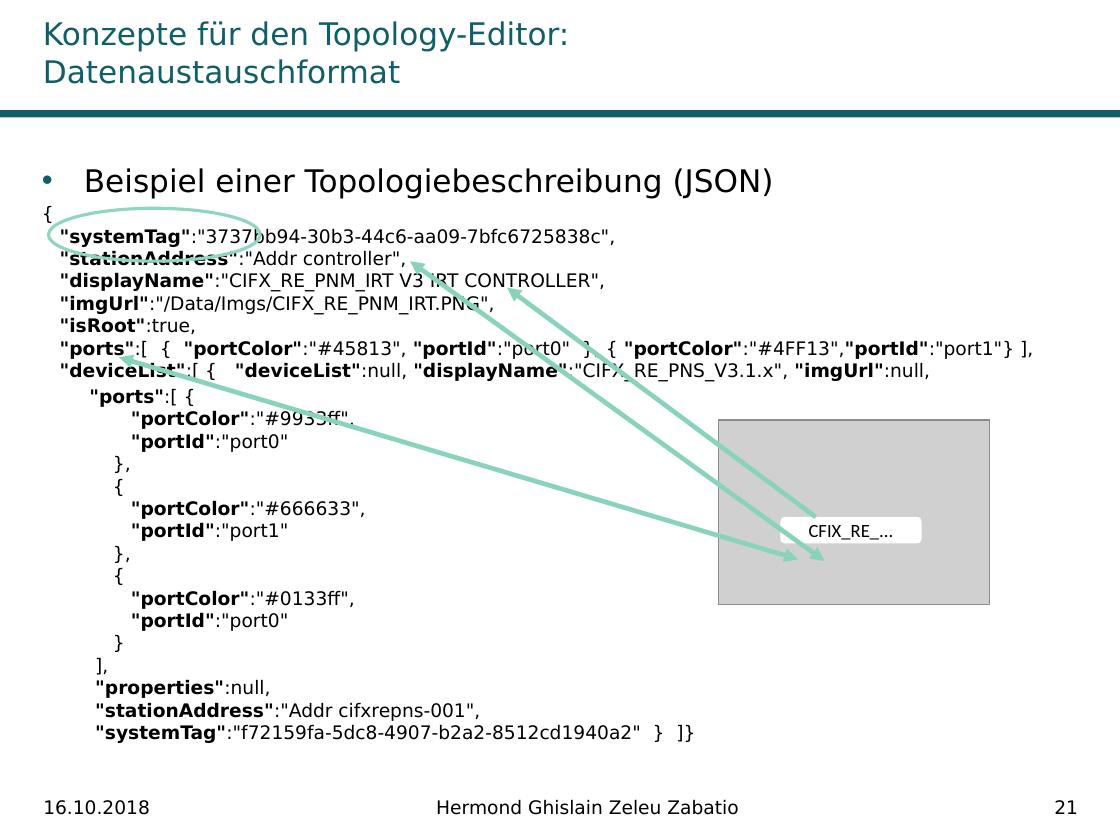
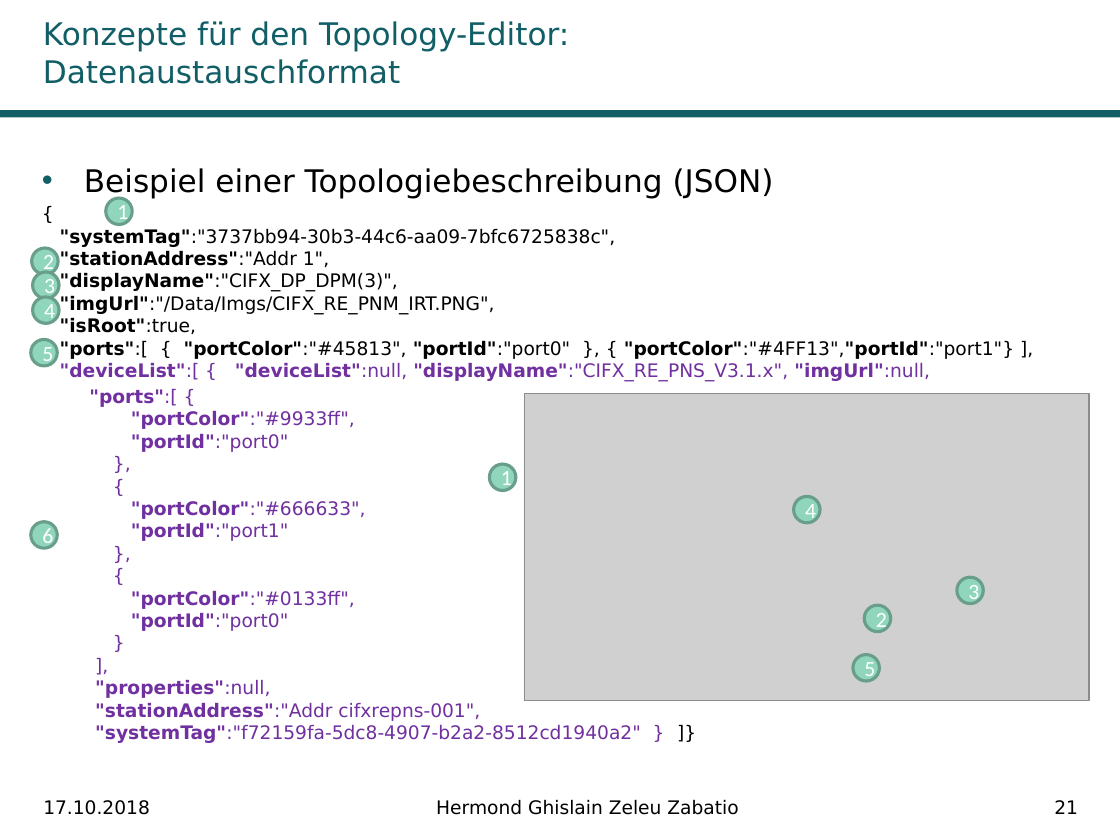
Before and after one commit to Ghislain1/zoe-fb-app, a slide deck: slide 21 of Master-Abschluss.pptx. Drawn at 1120x840 pixels with LibreOffice and Linux fonts; fonts in the diff are those of the drawing; grey boxes stand for pictures; background and template pictures are left out. Boxes give left, top, right and bottom in pixels: in the first picture for what was removed or moved away, otherwise in the second. Text is boxed around its words. In the diff, an @@ line names an element or a change of style, - is before the commit and + after.

```diff
--- a/Master-Abschluss.pptx
+++ b/Master-Abschluss.pptx
@@ ellipse removed at (48,208,260,261) @@
@@ ellipse added at (105,198,132,225), fill #8FD6BD, outline #6A9E8C 2 pt, 14 pt, text #FFFFFF @@
+1
@@ text at (60,228,1014,382): text changed @@
-{
-"systemTag":"3737bb94-30b3-44c6-aa09-7bfc6725838c",
-"stationAddress":"Addr controller",
-"displayName":"CIFX_RE_PNM_IRT V3 IRT CONTROLLER",
-"imgUrl":"/Data/Imgs/CIFX_RE_PNM_IRT.PNG",
-"isRoot":true,
-"ports":[ { "portColor":"#45813", "portId":"port0" }, { "portColor":"#4FF13","portId":"port1"} ],
-"deviceList":[ { "deviceList":null, "displayName":"CIFX_RE_PNS_V3.1.x", "imgUrl":null,
+{
+"systemTag":"3737bb94-30b3-44c6-aa09-7bfc6725838c",
+"stationAddress":"Addr 1",
+"displayName":"CIFX_DP_DPM(3)",
+"imgUrl":"/Data/Imgs/CIFX_RE_PNM_IRT.PNG",
+"isRoot":true,
+"ports":[ { "portColor":"#45813", "portId":"port0" }, { "portColor":"#4FF13","portId":"port1"} ],
+"deviceList":[ { "deviceList":null, "displayName":"CIFX_RE_PNS_V3.1.x", "imgUrl":null,
@@ ellipse added at (31,248,58,274), fill #8FD6BD, outline #6A9E8C 2 pt, 14 pt, text #FFFFFF @@
+2
@@ double arrow removed from (824, 561) to (410, 261) @@
@@ ellipse added at (32,272,59,299), fill #8FD6BD, outline #6A9E8C 2 pt, 14 pt, text #FFFFFF @@
+3
@@ ellipse added at (32,297,59,324), fill #8FD6BD, outline #6A9E8C 2 pt, 14 pt, text #FFFFFF @@
+4
@@ arrow removed from (815, 517) to (507, 288) @@
@@ ellipse added at (31,339,58,366), fill #8FD6BD, outline #6A9E8C 2 pt, 14 pt, text #FFFFFF @@
+5
@@ double arrow removed from (799, 559) to (119, 357) @@
@@ text at (89,389,641,743): text colour #000000 to #7030A0 in ""ports":[ { "portColor":"#9933ff", "portId":"port0" }, { "po ..." @@
@@ picture: place and size @@
-picture at (719,420,990,605)
+picture at (525,393,1090,700)
@@ ellipse added at (489,464,516,491), fill #8FD6BD, outline #6A9E8C 2 pt, 14 pt, text #FFFFFF @@
+1
@@ ellipse added at (794,496,821,523), fill #8FD6BD, outline #6A9E8C 2 pt, 14 pt, text #FFFFFF @@
+4
@@ ellipse added at (31,522,58,549), fill #8FD6BD, outline #6A9E8C 2 pt, 14 pt, text #FFFFFF @@
+6
@@ rounded rectangle removed at (781,517,922,544) @@
-CFIX_RE_...
@@ ellipse added at (956,577,983,604), fill #8FD6BD, outline #6A9E8C 2 pt, 14 pt, text #FFFFFF @@
+3
@@ ellipse added at (865,605,892,632), fill #8FD6BD, outline #6A9E8C 2 pt, 14 pt, text #FFFFFF @@
+2
@@ ellipse added at (853,654,880,681), fill #8FD6BD, outline #6A9E8C 2 pt, 14 pt, text #FFFFFF @@
+5
@@ text at (43,800,150,815): text changed @@
-16.10.2018
+17.10.2018
```
Also in this commit, not shown: 28 other slides changed.
